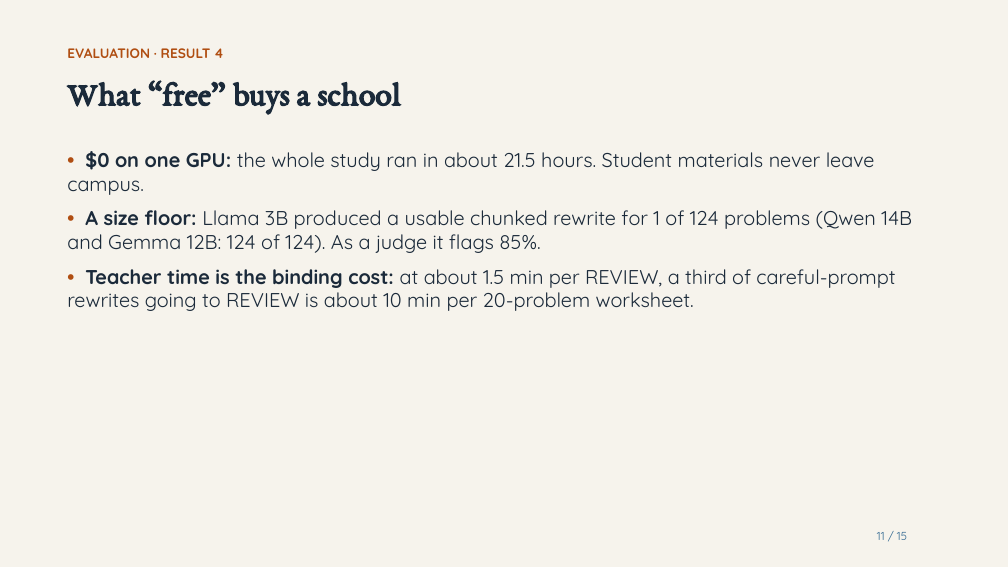
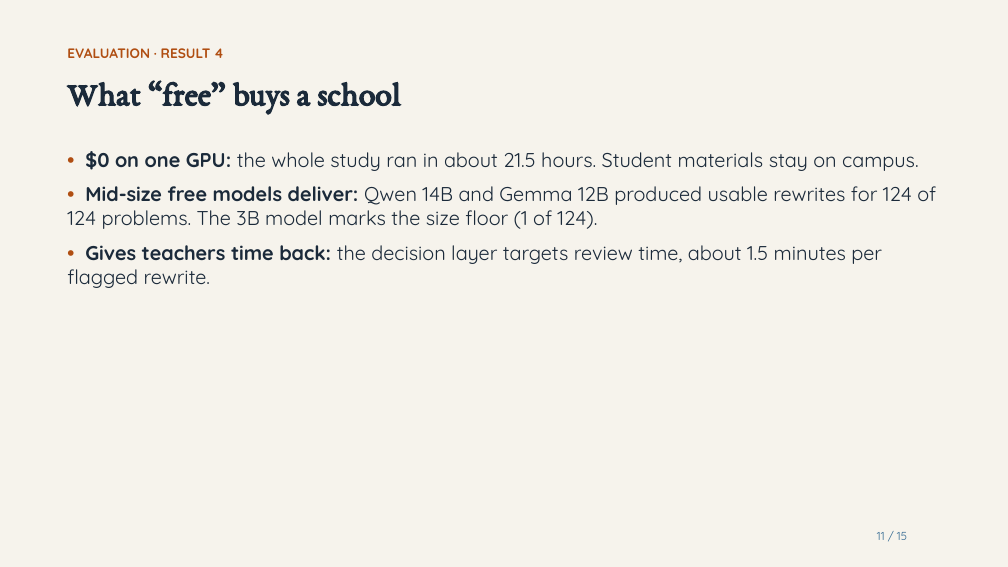
Before and after one commit to harshitaggarwal01/cs2880, a slide deck: slide 11 of docs/video/SafeAdapt-Math_video_nov23.pptx. Drawn at 1008x567 pixels with LibreOffice and Linux fonts; fonts in the diff are those of the drawing. Boxes give left, top, right and bottom in pixels: in the first picture for what was removed or moved away, otherwise in the second. Text is boxed around its words. In the diff, an @@ line names an element or a change of style, - is before the commit and + after.

```diff
--- a/docs/video/SafeAdapt-Math_video_nov23.pptx
+++ b/docs/video/SafeAdapt-Math_video_nov23.pptx
@@ text at [67,151,936,288]: text changed @@
-• $0 on one GPU: the whole study ran in about 21.5 hours. Student materials never leave campus.
-• A size floor: Llama 3B produced a usable chunked rewrite for 1 of 124 problems (Qwen 14B and Gemma 12B: 124 of 124). As a judge it flags 85%.
-• Teacher time is the binding cost: at about 1.5 min per REVIEW, a third of careful-prompt rewrites going to REVIEW is about 10 min per 20-problem worksheet.
+• $0 on one GPU: the whole study ran in about 21.5 hours. Student materials stay on campus.
+• Mid-size free models deliver: Qwen 14B and Gemma 12B produced usable rewrites for 124 of 124 problems. The 3B model marks the size floor (1 of 124).
+• Gives teachers time back: the decision layer targets review time, about 1.5 minutes per flagged rewrite.
```
Also in this commit, not shown: 5 other slides changed, 3 other files.
